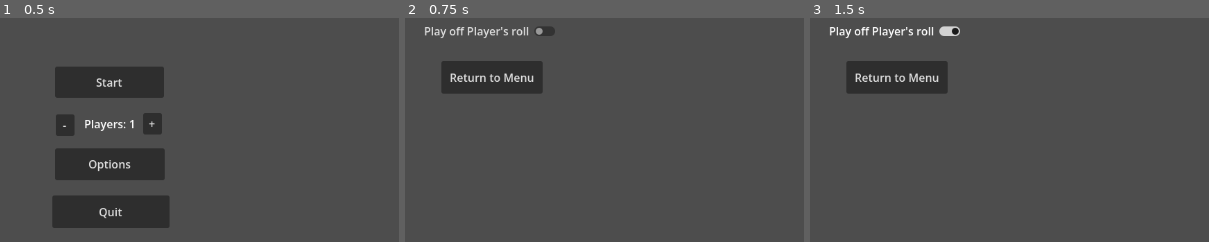
Above: before the commit, frames 1-3 (left to right).
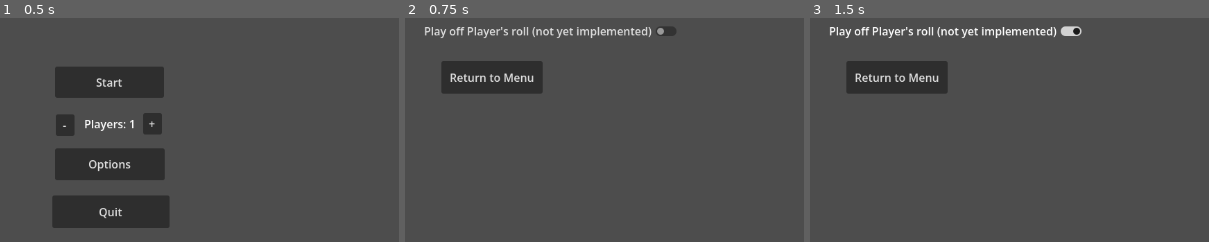
Above: after the commit, the same moments.

Repository: alanmiller41/Chicken-Dice
Game: Godot game, scene res://main_menu.tscn
Two runs of this game, one before a commit and one after it. Both use one fixed random seed, a clock stepped at 60 frames per second and the inputs below.
Inputs:
- Up to frame 1 (0.5 s): no input
- Up to frame 2 (0.75 s): click "Options" at 0.5 s
- Up to frame 3 (1.5 s): click "Play off Player's roll" (after the commit: "Play off Player's roll (not y…") at 1.25 s
The pictures show only the part of the screen within x 38-87%, y 46-96%; the shares and areas given below are measured in that part.

Frame 1 is identical in both runs. In frame 2, 0.9% of the frame differs, in the area x 31-68%, y 4-9%; in frame 3, 0.9%, in the area x 31-69%, y 3-9%.

Commit message:
added disclaimer for not yet implemented option

Diff:
--- a/options_menu.tscn
+++ b/options_menu.tscn
@@ -26,7 +26,7 @@
 offset_top = 291.0
 offset_right = 656.0
 offset_bottom = 339.0
-text = "Play off Player's roll"
+text = "Play off Player's roll (not yet implemented)"
 
 [node name="ReturnButton" type="Button" parent="ButtonManager" unique_id=353308982]
 layout_mode = 0
